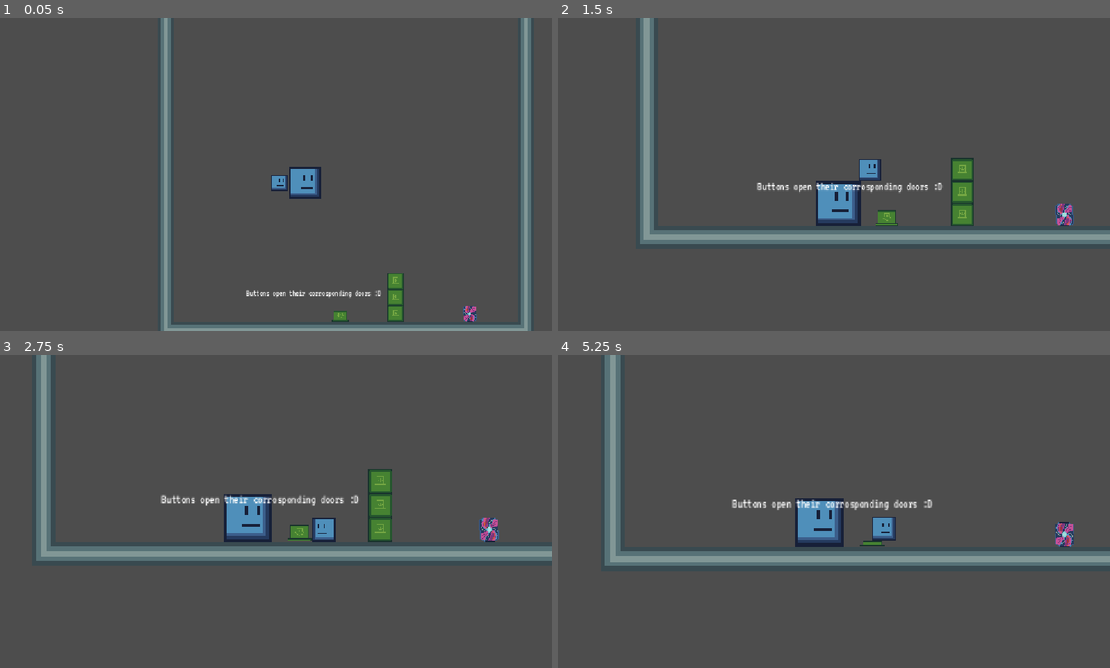
Above: before the commit, frames 1-4 (two rows, left to right).
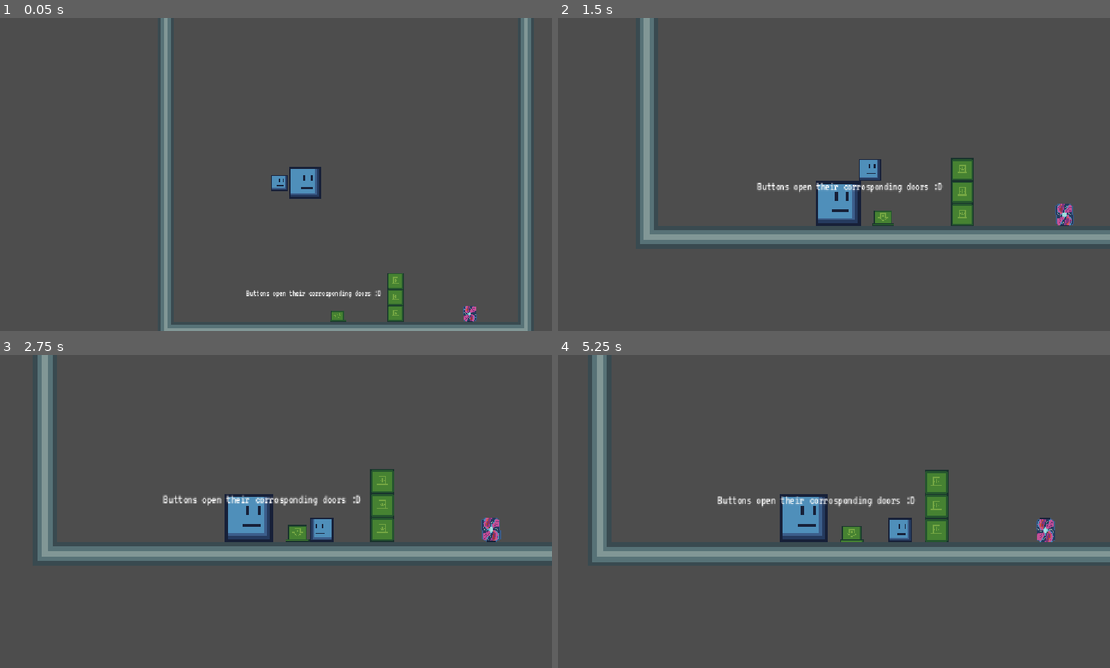
Above: after the commit, the same moments.

Repository: itstntcraft123/small-guy-big-guy
Game: Godot game, scene res://scenes/levels/level3.tscn
Two runs of this game, one before a commit and one after it. Both use one fixed random seed, a clock stepped at 60 frames per second and the inputs below. This scene is started directly instead of the project's main scene.
Inputs (mouse positions are in pixels of both pictures, inside the frame that each line leads up to):
- Up to frame 1 (0.05 s): no input
- Up to frame 2 (1.5 s): tap Enter at 0.5 s; move the mouse to (955, 158) at 0.52 s; hold D (small_right) from 0.53 s (still down); tap Alt at 0.6 s; click (955, 158) at 0.67 s; tap W (small_jump) at 0.77 s; move the mouse to (718, 190) at 1.27 s; tap Shift at 1.35 s
- Up to frame 3 (2.75 s): tap W (small_jump) at 1.52 s; move the mouse to (331, 442) at 2.02 s; release D (small_right) at 2.03 s; hold A (small_left) from 2.03 s (still down); tap Alt at 2.1 s
- Up to frame 4 (5.25 s): move the mouse to (806, 574) at 2.77 s; release A (small_left) at 2.78 s; hold D (small_right) 2.78-4.28 s; tap Shift at 2.85, 4.35 s; click (806, 574) at 2.92 s; tap W (small_jump) at 3.02, 3.77, 4.52 s; move the mouse to (999, 558) at 3.52 s; tap Alt at 3.6, 5.1 s; move the mouse to (662, 464) at 4.27 s; hold A (small_left) 4.28-5.03 s; move the mouse to (861, 511) at 5.02 s; hold D (small_right) from 5.03 s (still down); click (861, 511) at 5.17 s

The runs differ from the first frame. In frame 1, less than 0.1% of the frame differs, in the area x 59-64%, y 93-98%; in frame 2, 0.1%; in frame 3, 2.3%; in frame 4, 13%, in the area x 6-100%, y 0-68%.

Commit message:
fix big guy getting stuck and unable to jump

Diff:
--- a/scenes/levels/level3.tscn
+++ b/scenes/levels/level3.tscn
@@ -20,16 +20,19 @@
 text = "Buttons open their corrosponding doors :D"
 
 [node name="buttonGreen" parent="." index="7" unique_id=1331368196 instance=ExtResource("3_t275y")]
-position = Vector2(133.26987, 287.7139)
+position = Vector2(128, 288)
 
 [node name="Door" parent="." index="8" unique_id=1193654706 instance=ExtResource("4_f5jb5")]
 position = Vector2(241, 272)
+inverted = false
 
 [node name="Door2" parent="." index="9" unique_id=1444586212 instance=ExtResource("4_f5jb5")]
 position = Vector2(241, 240)
+inverted = false
 
 [node name="Door3" parent="." index="10" unique_id=1398660262 instance=ExtResource("4_f5jb5")]
 position = Vector2(241, 208)
+inverted = false
 
 [node name="Portal" parent="." index="11" unique_id=1527810771 instance=ExtResource("5_f5jb5")]
 position = Vector2(386, 272)
--- a/scenes/levels/level4.tscn
+++ b/scenes/levels/level4.tscn
@@ -12,19 +12,22 @@
 tile_map_data = PackedByteArray("AAD+/wMAAAACAAMAAAD//wMAAAACAAMAAAAAAAMAAAACAAMAAAABAAMAAAACAAMAAAACAAMAAAACAAMAAAADAA …(1072 unchanged characters)…
 
 [node name="ButtonBlue" parent="." index="6" unique_id=1331368196 instance=ExtResource("2_rdsj4")]
-position = Vector2(162, 96)
+position = Vector2(160, 96)
 
 [node name="Door" parent="." index="7" unique_id=1193654706 instance=ExtResource("3_e127x")]
 position = Vector2(257, 16)
 color = 1
+inverted = false
 
 [node name="Door2" parent="." index="8" unique_id=1184006038 instance=ExtResource("3_e127x")]
 position = Vector2(257, 48)
 color = 1
+inverted = false
 
 [node name="Door3" parent="." index="9" unique_id=1828789075 instance=ExtResource("3_e127x")]
 position = Vector2(257, 80)
 color = 1
+inverted = false
 
 [node name="Label" type="Label" parent="." index="10" unique_id=238649676]
 offset_left = 40.0
--- a/scenes/levels/level5.tscn
+++ b/scenes/levels/level5.tscn
@@ -17,14 +17,17 @@
 [node name="Door" parent="." index="7" unique_id=1193654706 instance=ExtResource("3_v1pya")]
 position = Vector2(253, 48)
 color = 2
+inverted = false
 
 [node name="Door2" parent="." index="8" unique_id=1120397437 instance=ExtResource("3_v1pya")]
 position = Vector2(253, 80)
 color = 2
+inverted = false
 
 [node name="Door3" parent="." index="9" unique_id=1867494556 instance=ExtResource("3_v1pya")]
 position = Vector2(253, 112)
 color = 2
+inverted = false
 
 [node name="Label" type="Label" parent="." index="10" unique_id=1257942363]
 offset_left = 101.0
